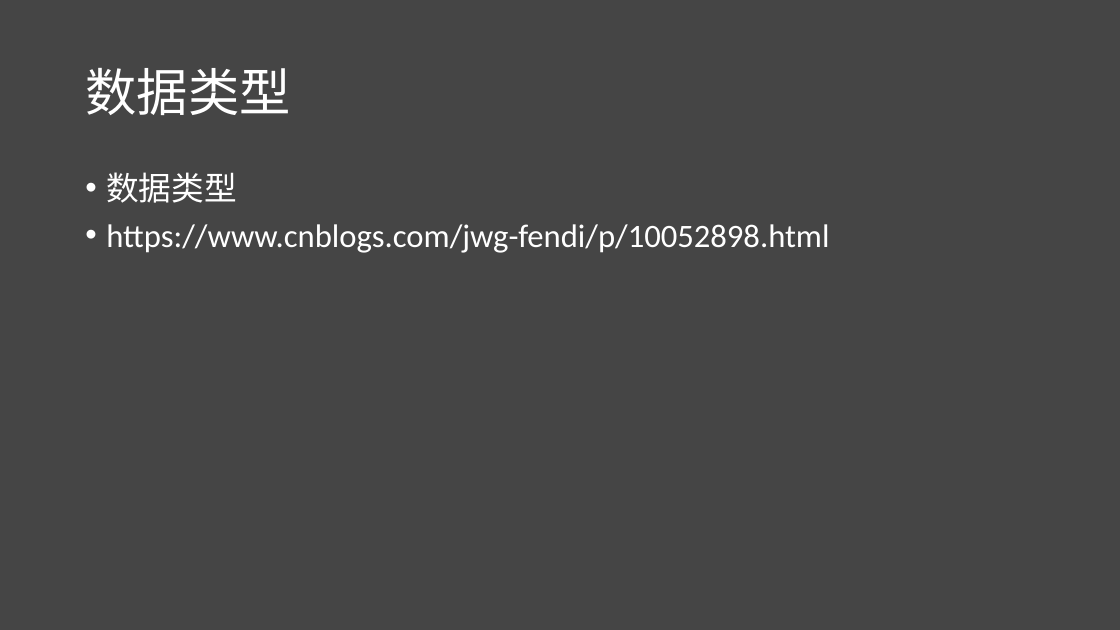
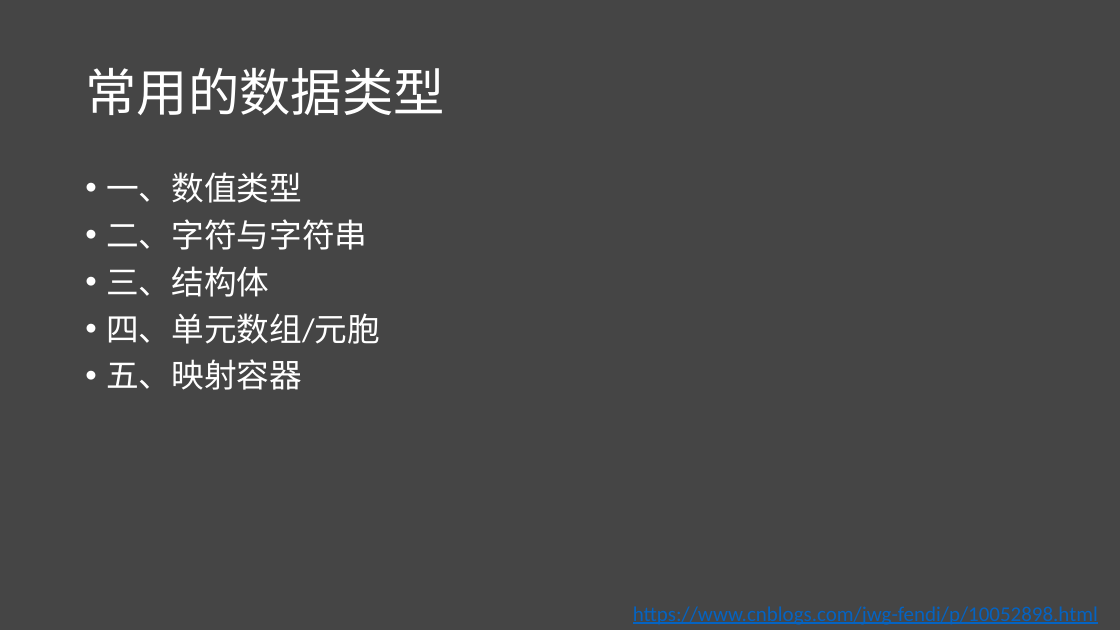
Before and after one commit to lichao312214129/lc_rsfmri_tools_python, a slide deck: slide 41 of The_first_ml_training/第一届机器学习实战班.pptx. Drawn at 1120x630 pixels with LibreOffice and Linux fonts; fonts in the diff are those of the drawing. Boxes give left, top, right and bottom in pixels: in the first picture for what was removed or moved away, otherwise in the second. Text is boxed around its words. In the diff, an @@ line names an element or a change of style, - is before the commit and + after.

```diff
--- a/The_first_ml_training/第一届机器学习实战班.pptx
+++ b/The_first_ml_training/第一届机器学习实战班.pptx
@@ title at (x1=85, y1=68, x2=444, y2=115): text changed @@
-数据类型
+常用的数据类型
@@ text at (x1=106, y1=172, x2=380, y2=390): text changed @@
-• 数据类型
-• https://www.cnblogs.com/jwg-fendi/p/10052898.html
+• 一、数值类型
+• 二、字符与字符串
+• 三、结构体
+• 四、单元数组/元胞
+• 五、映射容器
@@ text added at (x1=633, y1=606, x2=1098, y2=625), 18 pt, text #0563C1, underline @@
+https://www.cnblogs.com/jwg-fendi/p/10052898.html
```
Also in this commit, not shown: 10 slides added, 10 other files.
